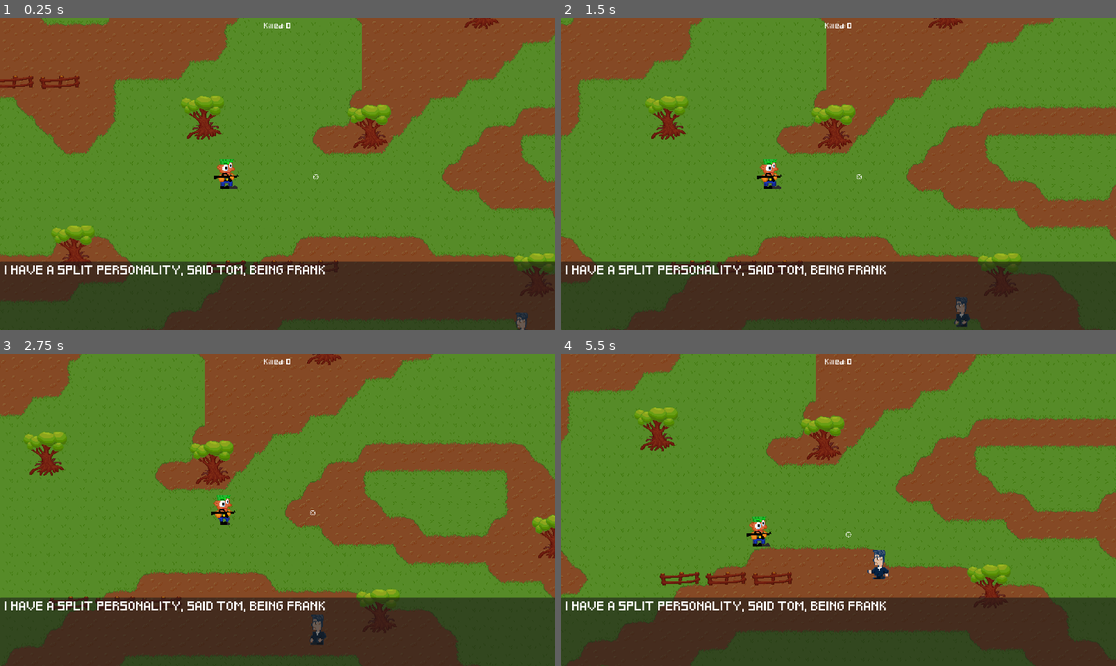
Above: before the commit, frames 1-4 (two rows, left to right).
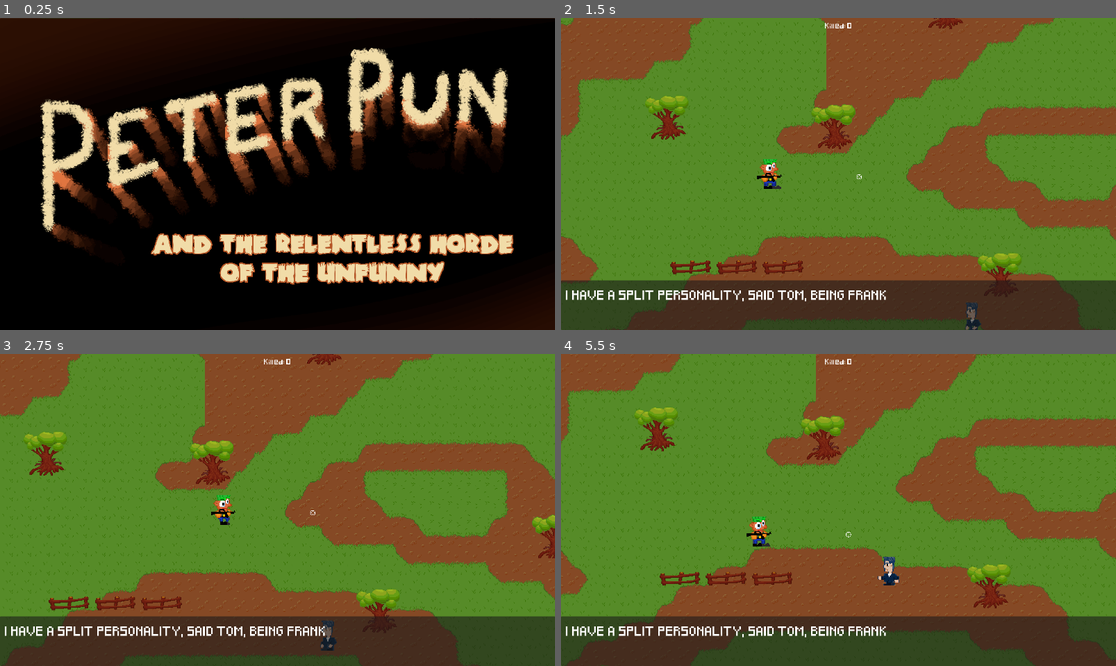
Above: after the commit, the same moments.

Repository: Fjonan/PeterPun
Game: Godot game, scene res://scenes/main.tscn
Same seed, same stepped clock (60 frames per second), same inputs: the game is played once before the commit and once after it.
Inputs (mouse positions are in pixels of both pictures, inside the frame that each line leads up to):
- Up to frame 1 (0.25 s): no input
- Up to frame 2 (1.5 s): tap Enter (ui_accept) at 0.5, 0.77 s; move the mouse to (960, 158) at 0.52 s; hold Right (ui_right) 0.53-1.25 s; hold F 0.53-1.25 s; click (960, 158) at 0.67 s; drag from (727, 189) to (810, 236) at 1.27 s
- Up to frame 3 (2.75 s): move the mouse to (333, 441) at 2.02 s; hold Right (ui_right) from 2.03 s (still down); hold F from 2.03 s (still down)
- Up to frame 4 (5.5 s): release Right (ui_right) at 2.75 s; release F at 2.75 s; drag from (810, 572) to (672, 463) at 2.77 s; move the mouse to (1005, 556) at 3.52 s; hold Left (ui_left) 3.53-4.25 s; hold F 3.53-4.25 s; tap Enter (ui_accept) at 3.77 s; drag from (672, 463) to (755, 432) at 4.27 s; move the mouse to (866, 510) at 5.02 s; hold Down (ui_down) from 5.03 s (still down); hold F from 5.03 s (still down); click (866, 510) at 5.17 s

The runs differ from the first frame. In frame 1, 100% of the frame differs, in the area x 0-100%, y 0-100%; in frame 2, 7.4%; in frame 3, 7.4%; in frame 4, 7.5%.

Commit message:
working splash screen

Diff:
--- a/scenes/main.tscn
+++ b/scenes/main.tscn
@@ -6,6 +6,7 @@
 [ext_resource type="FontFile" uid="uid://blegpfvmy32ik" path="res://assets/SpaceMono-Regular.ttf" id="4_84nw7"]
 [ext_resource type="Script" path="res://scripts/BulletManager.gd" id="5_bk7mn"]
 [ext_resource type="FontFile" uid="uid://djm43ruqxrtg4" path="res://assets/Pixeled.ttf" id="5_jnemn"]
+[ext_resource type="Texture2D" uid="uid://ckwypg656i5ju" path="res://assets/splash.png" id="5_oflen"]
 [ext_resource type="PackedScene" uid="uid://dhom8qei7ccai" path="res://scenes/bullet.tscn" id="6_bimjx"]
 [ext_resource type="Script" path="res://scripts/typeTarget.gd" id="6_qlddw"]
 [ext_resource type="AudioStream" uid="uid://0kp2a3wwsebb" path="res://assets/metal-dark-matter-111451.mp3" id="9_ii4dm"]
@@ -83,6 +84,17 @@
 theme_override_fonts/font = SubResource("3")
 text = "RESTART"
 
+[node name="SplashScreen" type="PanelContainer" parent="CanvasLayer"]
+z_index = 1
+anchors_preset = 15
+anchor_right = 1.0
+anchor_bottom = 1.0
+
+[node name="Sprite2D" type="Sprite2D" parent="CanvasLayer/SplashScreen"]
+position = Vector2(960, 540.5)
+scale = Vector2(1, 0.999074)
+texture = ExtResource("5_oflen")
+
 [node name="VBoxContainer" type="VBoxContainer" parent="CanvasLayer"]
 anchors_preset = 15
 anchor_right = 1.0
@@ -117,7 +129,7 @@
 layout_mode = 2
 size_flags_horizontal = 3
 size_flags_vertical = 3
-size_flags_stretch_ratio = 0.3
+size_flags_stretch_ratio = 0.2
 script = ExtResource("6_qlddw")
 
 [node name="RichTextLabel" type="RichTextLabel" parent="CanvasLayer/VBoxContainer/Panel"]
@@ -126,9 +138,9 @@
 anchors_preset = 10
 anchor_right = 1.0
 offset_left = 17.0
-offset_top = -15.0
+offset_top = 7.0
 offset_right = -12.0
-offset_bottom = 139.0
+offset_bottom = 161.0
 grow_horizontal = 2
 size_flags_horizontal = 3
 theme_override_fonts/normal_font = ExtResource("5_jnemn")
@@ -166,7 +178,7 @@
 
 [node name="BG Music" type="AudioStreamPlayer2D" parent="AudioListener2D"]
 stream = ExtResource("9_ii4dm")
-autoplay = true
+max_distance = 2e+08
 
 [node name="Camera2D" type="Camera2D" parent="."]
 zoom = Vector2(2, 2)
--- a/scripts/main.gd
+++ b/scripts/main.gd
@@ -17,6 +17,8 @@
 @onready var difficulty_value = $CanvasLayer/VBoxContainer/BottomRow/HBoxContainer/DifficultyValue
 @onready var killed_value = $CanvasLayer/VBoxContainer/TopRow2/TopRow/EnemiesKilledValue
 @onready var game_over_screen = $CanvasLayer/GameOverScreen
+@onready var splash_screen = $CanvasLayer/SplashScreen
+@onready var music = $"AudioListener2D/BG Music"
 
 var active_pun = null
 var current_letter_index: int = -1
@@ -24,8 +26,10 @@
 var difficulty: int = 0
 var enemies_killed: int = 0
 
+var game_running: bool = false
+var game_is_over: bool = false
+
 func _ready() -> void:
-	start_game()
 	GlobalSignals.connect("game_over", Callable(self, "game_over"))
 	GlobalSignals.connect("killed", Callable(self, "increase_killcount"))
 	GlobalSignals.connect("kill_all_item_colleced", Callable(self, "kill_all"))
@@ -64,6 +68,9 @@
 
 func _unhandled_input(event: InputEvent) -> void:
 	if event is InputEventKey and event.is_pressed() and not event.is_echo():
+		if game_is_over == false:
+			start_game()
+
 		var typed_event = event as InputEventKey
 		var key_typed = PackedByteArray([typed_event.unicode]).get_string_from_utf8()
 		GlobalSignals.emit_signal("player_typed")
@@ -105,6 +112,8 @@
 	difficulty_value.text = str(difficulty)
 
 func game_over():
+	game_running = false
+	game_is_over = true
 	game_over_screen.show()
 
 	spawn_timer.stop()
@@ -126,6 +135,16 @@
 		enemy.queue_free()
 
 func start_game():
+	if game_running:
+		return
+
+	game_running = true
+	game_is_over = false
+
+	if music.playing == false:
+		music.play()
+	splash_screen.hide()
+
 	randomize()
 
 	pun1.init_prompt()
Not shown: 1 places in scenes/main.tscn that only renumber resources
